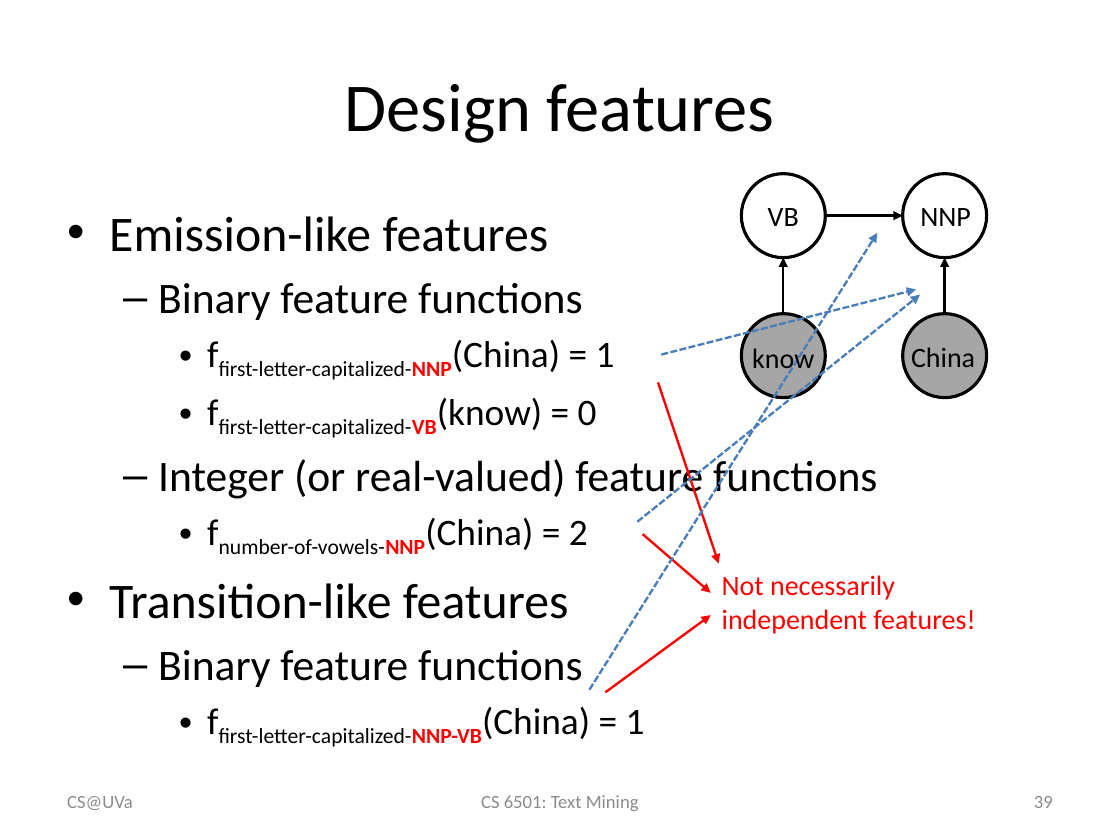
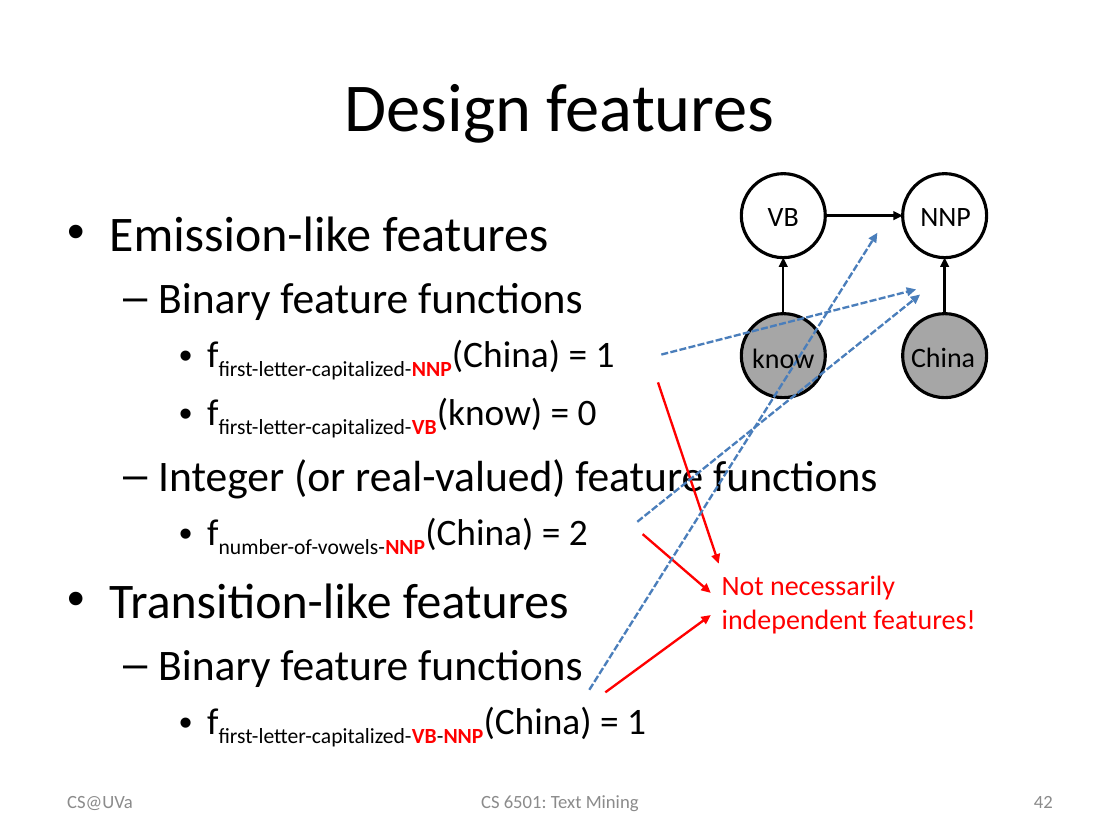
Before and after one commit to wang296/CS6501-Text-Mining, a slide deck: slide 42 of docs/POSTagging-SequenceLabeling.pptx (slide 39 before the commit). Drawn at 1120x840 pixels with LibreOffice and Linux fonts; fonts in the diff are those of the drawing. Boxes give left, top, right and bottom in pixels: in the first picture for what was removed or moved away, otherwise in the second. Text is boxed around its words. In the diff, an @@ line names an element or a change of style, - is before the commit and + after.

```diff
--- a/docs/POSTagging-SequenceLabeling.pptx
+++ b/docs/POSTagging-SequenceLabeling.pptx
@@ text at (219,707,646,747): text changed @@
-    • ffirst-letter-capitalized-NNP-VB(China) = 1
+    • ffirst-letter-capitalized-VB-NNP(China) = 1
@@ page number at (1034,796,1053,808): text changed @@
-39
+42
```
Also in this commit, not shown: 3 other slides changed, 3 slides added, 3 other files.
